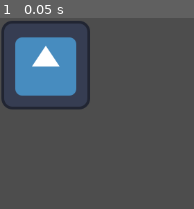
Above: before the commit, frame 1.
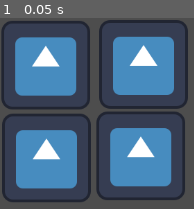
Above: after the commit, the same moment.

Repository: Mate9000/game-jam-game
Game: Godot game, scene res://game.tscn
Two runs of this game, one before a commit and one after it. Both use one fixed random seed, a clock stepped at 60 frames per second and the inputs below. The engine's default icon, where the game draws it, is replaced by a stand-in: a white triangle on a blue panel in a dark square.
Inputs:
- Up to frame 1 (0.05 s): no input

The runs differ from the first frame. In frame 1, 37% of the frame differs, in the area x 1-97%, y 1-97%.

Commit message:
branch systeem tes succes

Diff:
--- a/game.tscn
+++ b/game.tscn
@@ -7,3 +7,15 @@
 [node name="Icon" type="Sprite2D" parent="."]
 position = Vector2(66, 68)
 texture = ExtResource("1_4yb4t")
+
+[node name="Icon2" type="Sprite2D" parent="."]
+position = Vector2(207, 67)
+texture = ExtResource("1_4yb4t")
+
+[node name="Icon3" type="Sprite2D" parent="."]
+position = Vector2(67, 202)
+texture = ExtResource("1_4yb4t")
+
+[node name="Icon4" type="Sprite2D" parent="."]
+position = Vector2(203, 199)
+texture = ExtResource("1_4yb4t")
